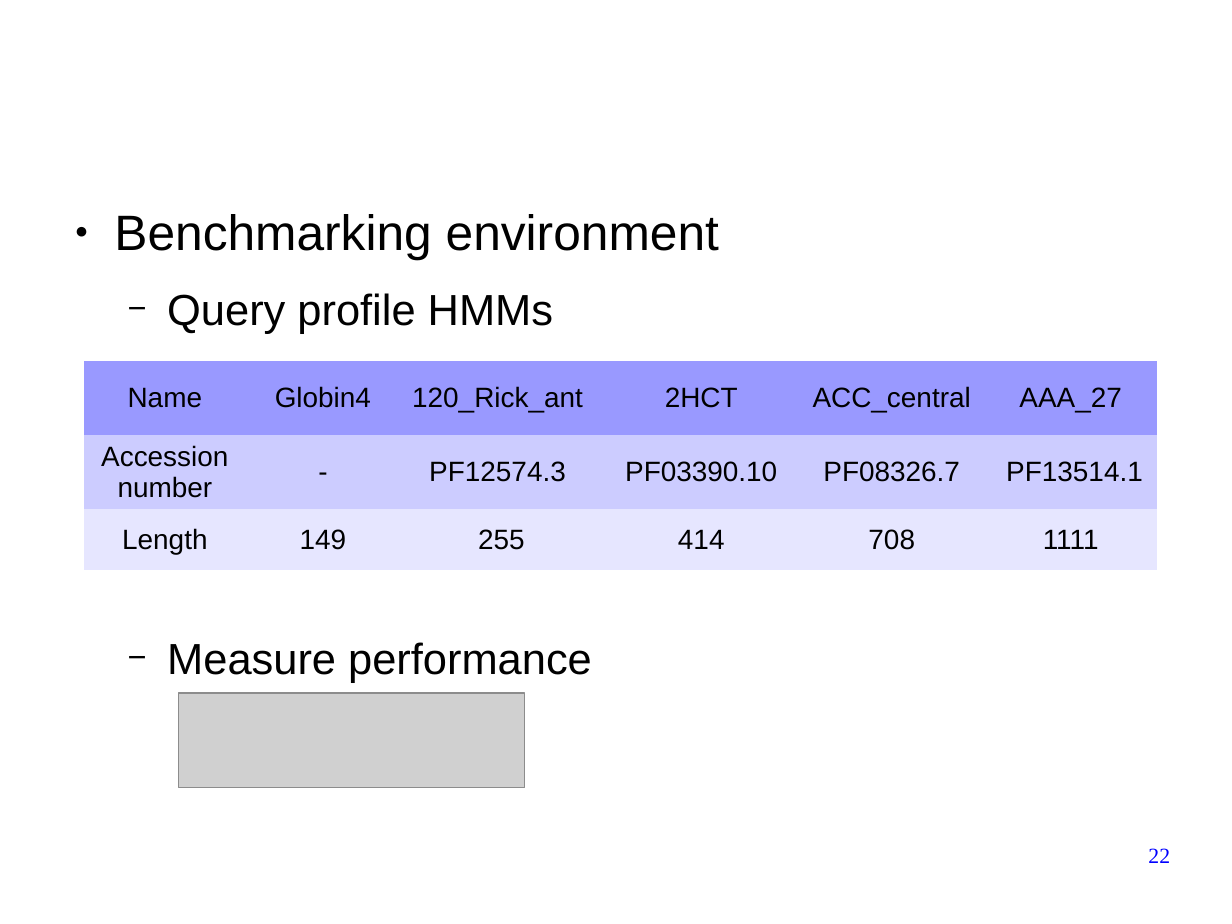
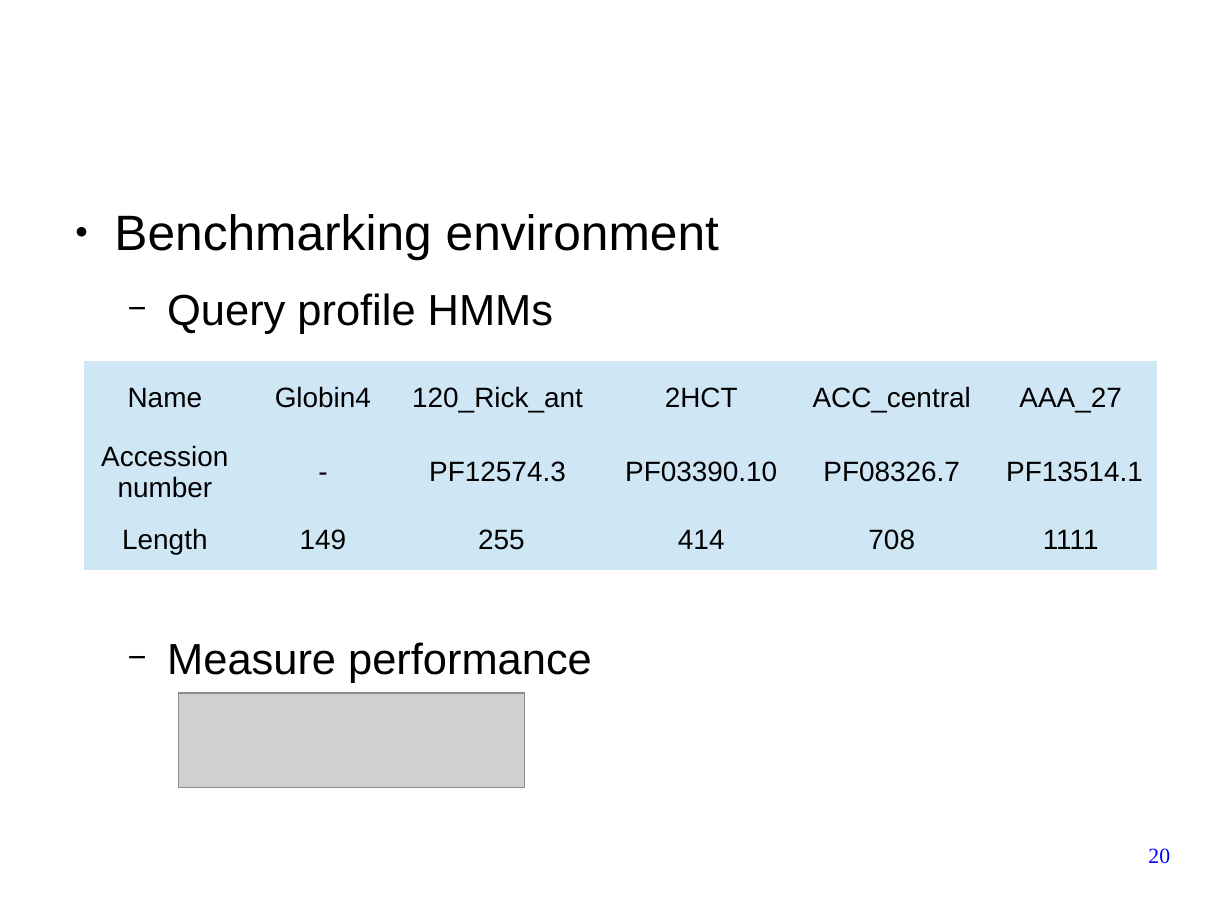
Before and after one commit to forestcheng/cudahmmsearch, a slide deck: slide 20 of thesis/thesisDefense.odp (slide 22 before the commit). Drawn at 1232x924 pixels with LibreOffice and Linux fonts; fonts in the diff are those of the drawing; grey boxes stand for pictures; background and template pictures are left out. Boxes give left, top, right and bottom in pixels: in the first picture for what was removed or moved away, otherwise in the second. Text is boxed around its words. In the diff, an @@ line names an element or a change of style, - is before the commit and + after.

```diff
--- a/thesis/thesisDefense.odp
+++ b/thesis/thesisDefense.odp
@@ table at box(84, 361, 1158, 570) @@
@@ fill #9999FF to #CFE7F5 in row 1 @@
@@ fill #CCCCFF to #CFE7F5 in row 2 @@
@@ fill #E6E6FF to #CFE7F5 in row 3 @@
@@ page number at box(1148, 848, 1170, 864): text changed @@
-22
+20
```
Also in this commit, not shown: 6 other slides changed.
